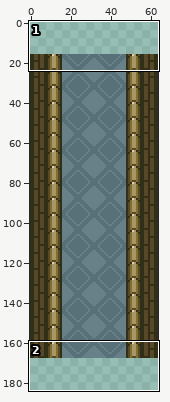
Edited in one commit: sprite sheet (LinkToThePast/Resources/Image/Castle/Castle4Bridge.png). The picture above shows the old version from afar; the outline marks the close-up.
Close-up. The starting point:
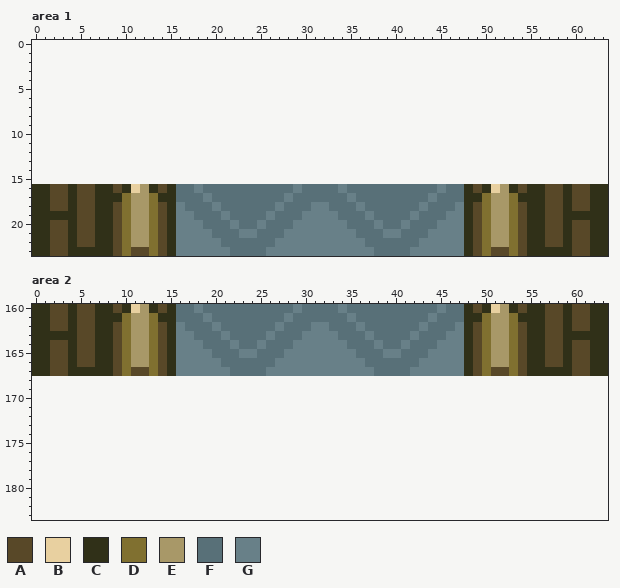
The file is 192x456 pixels, drawn in blocks of 3x3; one block is one cell here. Shown: area 1: x 0..63, y 0..23; area 2: x 0..63, y 160..183. The old version is drawn lined up with the new one, on the new canvas.
Palette (. is transparent): A #584828  B #e8d0a0  C #303018  D #807030  E #a89868  F #587078  G #688088
Pixels before, area 1, first column x 0:
16 CCAACAACCACBECACFFGFFFFFFFFFFGFFFFGFFFFFFFFFFGFFCACBECACCAACAACC
17 CCAACAACCCDEEDCCFFFGFFFFFFFFGFFFFFFGFFFFFFFFGFFFCCDEEDCCCAACAACC
18 CCAACAACCADEEDACGFFFGFFFFFFGFFFGGFFFGFFFFFFGFFFGCADEEDACCAACAACC
19 CCCCCAACCADEEDACGGFFFGFFFFGFFFGGGGFFFGFFFFGFFFGGCADEEDACCAACCCCC
20 CCAACAACCADEEDACGGGFFFGFFGFFFGGGGGGFFFGFFGFFFGGGCADEEDACCAACAACC
21 CCAACAACCADEEDACGGGGFFFGGFFFGGGGGGGGFFFGGFFFGGGGCADEEDACCAACAACC
22 CCAACAACCADEEDACGGGGGFFFFFFGGGGGGGGGGFFFFFFGGGGGCADEEDACCAACAACC
23 CCAACCCCCADAADACGGGGGGFFFFGGGGGGGGGGGGFFFFGGGGGGCADAADACCCCCAACC
Pixels before, area 2, first column x 0:
160 CCAACAACCACBECACFFGFFFFFFFFFFGFFFFGFFFFFFFFFFGFFCACBECACCAACAACC
161 CCAACAACCCDEEDCCFFFGFFFFFFFFGFFFFFFGFFFFFFFFGFFFCCDEEDCCCAACAACC
162 CCAACAACCADEEDACGFFFGFFFFFFGFFFGGFFFGFFFFFFGFFFGCADEEDACCAACAACC
163 CCCCCAACCADEEDACGGFFFGFFFFGFFFGGGGFFFGFFFFGFFFGGCADEEDACCAACCCCC
164 CCAACAACCADEEDACGGGFFFGFFGFFFGGGGGGFFFGFFGFFFGGGCADEEDACCAACAACC
165 CCAACAACCADEEDACGGGGFFFGGFFFGGGGGGGGFFFGGFFFGGGGCADEEDACCAACAACC
166 CCAACAACCADEEDACGGGGGFFFFFFGGGGGGGGGGFFFFFFGGGGGCADEEDACCAACAACC
167 CCAACCCCCADAADACGGGGGGFFFFGGGGGGGGGGGGFFFFGGGGGGCADAADACCCCCAACC
New version:
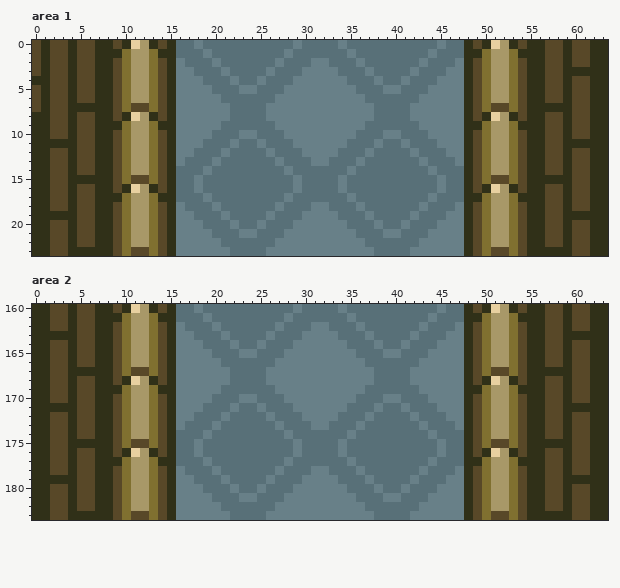
Author's note on the commit: test: hyurle castle map check done(no leak, release check)
Edits made:
canvas 64x152 -> 64x184, the old top-left corner now at 0,16
Changed rows in their new state; - is an unchanged pixel.
Area 1:
first column x 0:
 0 ACAACAACCACBECACFFGFFFFFFFFFFGFFFFGFFFFFFFFFFGFFCACBECACCAACAACC
 1 ACAACAACCCDEEDCCFFFGFFFFFFFFGFFFFFFGFFFFFFFFGFFFCCDEEDCCCAACAACC
 2 ACAACAACCADEEDACGFFFGFFFFFFGFFFGGFFFGFFFFFFGFFFGCADEEDACCAACAACC
 3 ACAACAACCADEEDACGGFFFGFFFFGFFFGGGGFFFGFFFFGFFFGGCADEEDACCAACCCCC
 4 CCAACAACCADEEDACGGGFFFGFFGFFFGGGGGGFFFGFFGFFFGGGCADEEDACCAACAACC
 5 ACAACAACCADEEDACGGGGFFFGGFFFGGGGGGGGFFFGGFFFGGGGCADEEDACCAACAACC
 6 ACAACAACCADEEDACGGGGGFFFFFFGGGGGGGGGGFFFFFFGGGGGCADEEDACCAACAACC
 7 ACAACCCCCADAADACGGGGGGFFFFGGGGGGGGGGGGFFFFGGGGGGCADAADACCCCCAACC
 8 CCAACAACCACBECACGGGGGGFFFFGGGGGGGGGGGGFFFFGGGGGGCACBECACCAACAACC
 9 CCAACAACCCDEEDCCGGGGGFFFFFFGGGGGGGGGGFFFFFFGGGGGCCDEEDCCCAACAACC
10 CCAACAACCADEEDACGGGGFFFGGFFFGGGGGGGGFFFGGFFFGGGGCADEEDACCAACAACC
11 CCCCCAACCADEEDACGGGFFFGFFGFFFGGGGGGFFFGFFGFFFGGGCADEEDACCAACCCCC
12 CCAACAACCADEEDACGGFFFGFFFFGFFFGGGGFFFGFFFFGFFFGGCADEEDACCAACAACC
13 CCAACAACCADEEDACGFFFGFFFFFFGFFFGGFFFGFFFFFFGFFFGCADEEDACCAACAACC
14 CCAACAACCADEEDACFFFGFFFFFFFFGFFFFFFGFFFFFFFFGFFFCADEEDACCAACAACC
15 CCAACCCCCADAADACFFGFFFFFFFFFFGFFFFGFFFFFFFFFFGFFCADAADACCCCCAACC
Area 2:
first column x 0:
168 CCAACAACCACBECACGGGGGGFFFFGGGGGGGGGGGGFFFFGGGGGGCACBECACCAACAACC
169 CCAACAACCCDEEDCCGGGGGFFFFFFGGGGGGGGGGFFFFFFGGGGGCCDEEDCCCAACAACC
170 CCAACAACCADEEDACGGGGFFFGGFFFGGGGGGGGFFFGGFFFGGGGCADEEDACCAACAACC
171 CCCCCAACCADEEDACGGGFFFGFFGFFFGGGGGGFFFGFFGFFFGGGCADEEDACCAACCCCC
172 CCAACAACCADEEDACGGFFFGFFFFGFFFGGGGFFFGFFFFGFFFGGCADEEDACCAACAACC
173 CCAACAACCADEEDACGFFFGFFFFFFGFFFGGFFFGFFFFFFGFFFGCADEEDACCAACAACC
174 CCAACAACCADEEDACFFFGFFFFFFFFGFFFFFFGFFFFFFFFGFFFCADEEDACCAACAACC
175 CCAACCCCCADAADACFFGFFFFFFFFFFGFFFFGFFFFFFFFFFGFFCADAADACCCCCAACC
176 CCAACAACCACBECACFFGFFFFFFFFFFGFFFFGFFFFFFFFFFGFFCACBECACCAACAACC
177 CCAACAACCCDEEDCCFFFGFFFFFFFFGFFFFFFGFFFFFFFFGFFFCCDEEDCCCAACAACC
178 CCAACAACCADEEDACGFFFGFFFFFFGFFFGGFFFGFFFFFFGFFFGCADEEDACCAACAACC
179 CCCCCAACCADEEDACGGFFFGFFFFGFFFGGGGFFFGFFFFGFFFGGCADEEDACCAACCCCC
180 CCAACAACCADEEDACGGGFFFGFFGFFFGGGGGGFFFGFFGFFFGGGCADEEDACCAACAACC
181 CCAACAACCADEEDACGGGGFFFGGFFFGGGGGGGGFFFGGFFFGGGGCADEEDACCAACAACC
182 CCAACAACCADEEDACGGGGGFFFFFFGGGGGGGGGGFFFFFFGGGGGCADEEDACCAACAACC
183 CCAACCCCCADAADACGGGGGGFFFFGGGGGGGGGGGGFFFFGGGGGGCADAADACCCCCAACC
